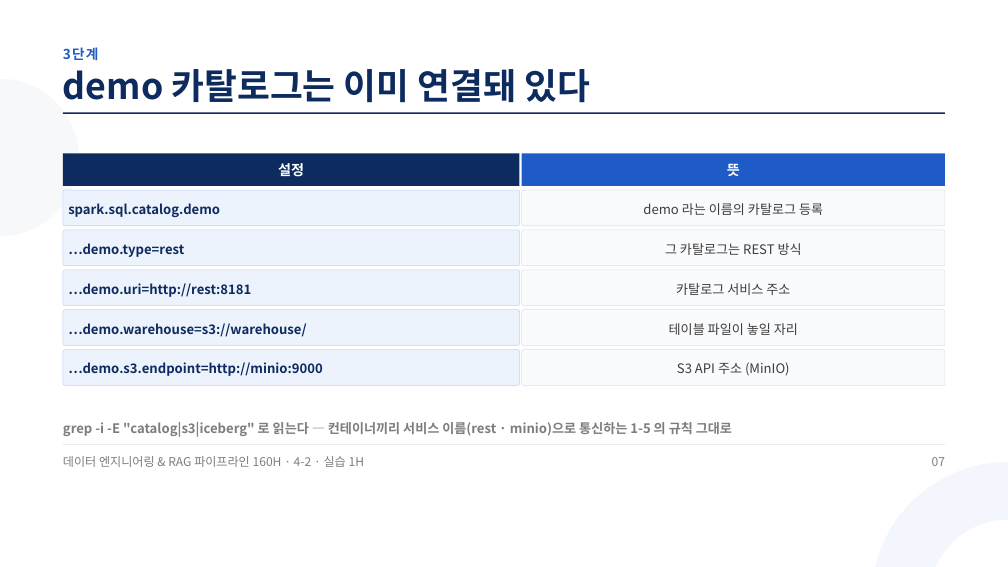
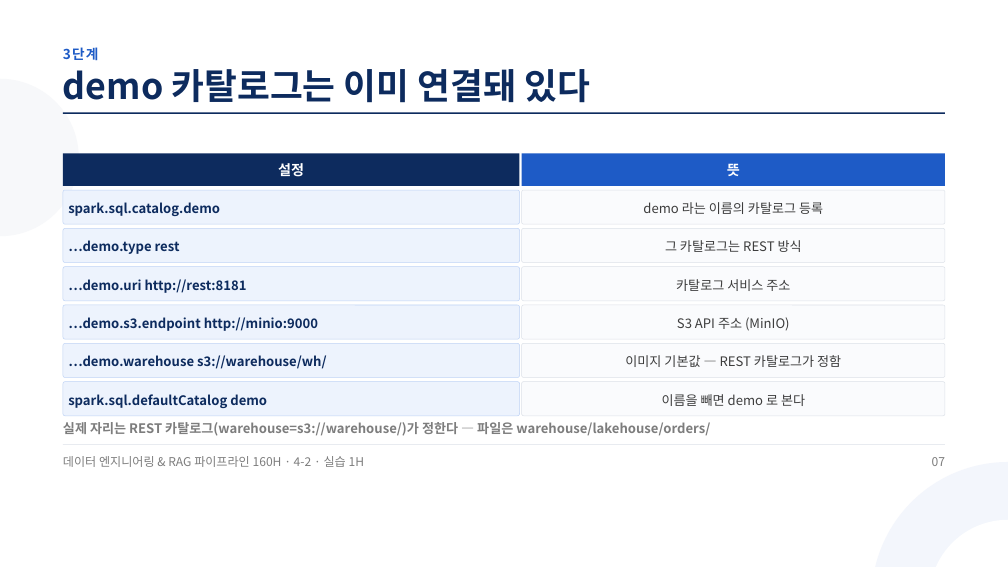
Before and after one commit to aebonlee/materials, a slide deck: slide 7 of data-eng/decks/w4d2s2.pptx. Drawn at 1008x567 pixels with LibreOffice and Linux fonts; fonts in the diff are those of the drawing. Boxes give left, top, right and bottom in pixels: in the first picture for what was removed or moved away, otherwise in the second. Text is boxed around its words. In the diff, an @@ line names an element or a change of style, - is before the commit and + after.

```diff
--- a/data-eng/decks/w4d2s2.pptx
+++ b/data-eng/decks/w4d2s2.pptx
@@ text at (68, 240, 180, 254): text changed @@
-…demo.type=rest
+…demo.type rest
@@ text at (68, 279, 247, 293): text changed @@
-…demo.uri=http://rest:8181
+…demo.uri http://rest:8181
@@ text at (68, 317, 318, 331): text changed @@
-…demo.warehouse=s3://warehouse/
+…demo.s3.endpoint http://minio:9000
@@ text "S3 API 주소 (MinIO)": place and size @@
-text "S3 API 주소 (MinIO)" at (677, 362, 790, 376)
+text "S3 API 주소 (MinIO)" at (677, 317, 790, 331)
@@ text removed at (669, 323, 798, 335) @@
-테이블 파일이 놓일 자리
@@ text at (68, 355, 326, 369): text changed @@
-…demo.s3.endpoint=http://minio:9000
+…demo.warehouse s3://warehouse/wh/
@@ 6 rounded rectangles, 1 text: place and size @@
-6 rounded rectangles, 1 text at (63, 270, 945, 386)
+6 rounded rectangles, 1 text at (63, 267, 945, 377)
@@ proportions changed in 9 elements at (63, 190, 520, 224), (63, 228, 520, 263), (522, 228, 945, 263), (63, 267, 520, 301), (522, 267, 945, 301), (63, 305, 520, 339), (522, 305, 945, 339), (63, 343, 520, 377), (522, 343, 945, 377) @@
@@ text added at (625, 355, 841, 367), 18.8 pt, text #3D3D3D @@
+이미지 기본값 — REST 카탈로그가 정함
@@ rounded rectangle added at (63, 382, 520, 416), fill #EDF3FD, outline #BFD3F5 0.75 pt @@
@@ rounded rectangle added at (522, 382, 945, 416), fill #FAFBFD, outline #DCE1E8 0.75 pt @@
@@ text added at (68, 394, 267, 408), 18.8 pt, text #0D2B5E, bold @@
+spark.sql.defaultCatalog demo
@@ text added at (662, 394, 805, 406), 18.8 pt, text #3D3D3D @@
+이름을 빼면 demo 로 본다
@@ text at (63, 422, 710, 436): text changed @@
-grep -i -E "catalog|s3|iceberg" 로 읽는다 — 컨테이너끼리 서비스 이름(rest · minio)으로 통신하는 1-5 의 규칙 그대로
+실제 자리는 REST 카탈로그(warehouse=s3://warehouse/)가 정한다 — 파일은 warehouse/lakehouse/orders/
```
Also in this commit, not shown: 8 other slides changed, 1 slide added, 1 slide removed, 32 other files.
